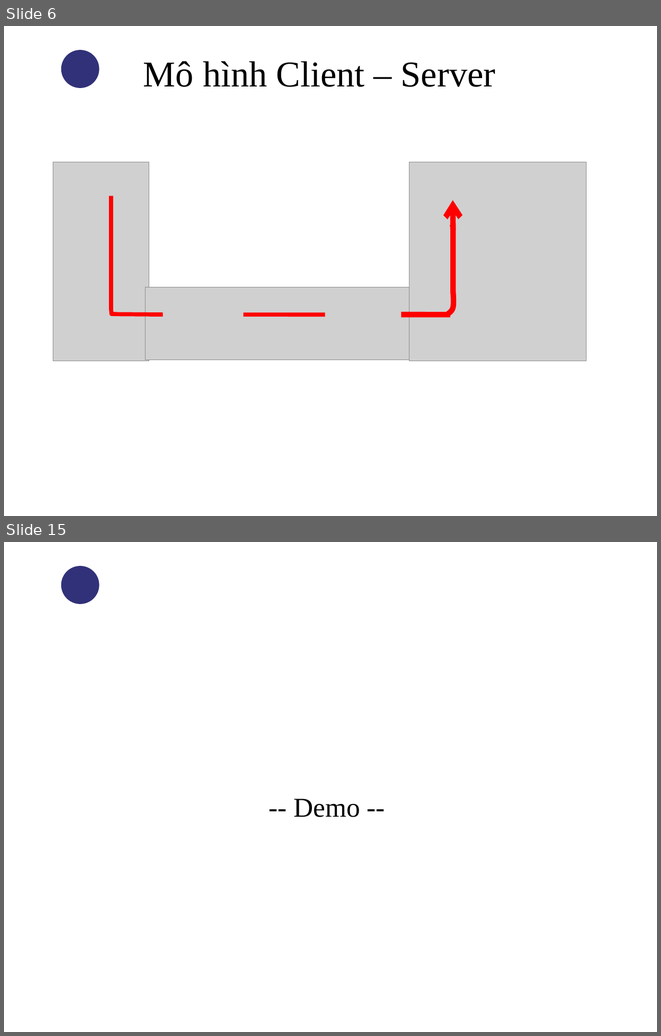
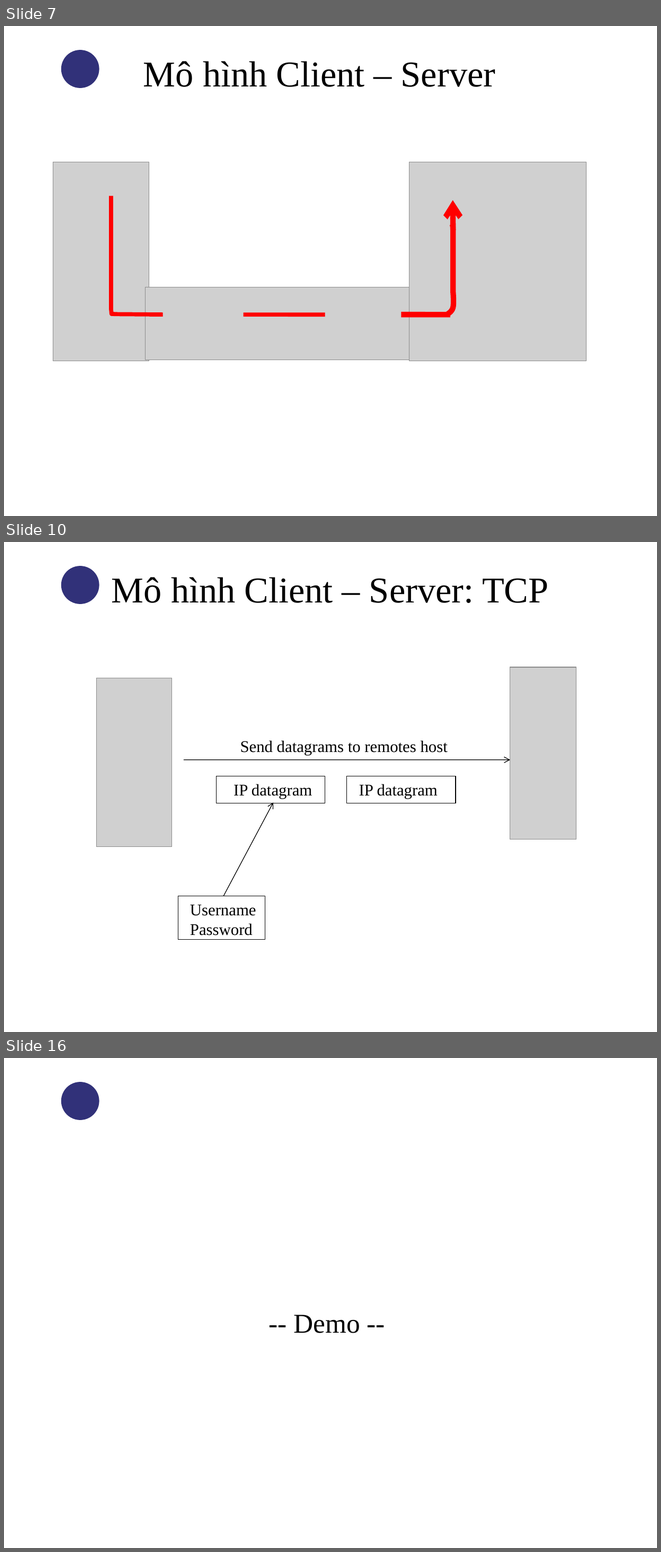
Before and after one commit to thandang/thesis-final, a slide deck: Reports/Slide bao cao.ppt. Shown one above the other, each under a label of ours: slides 6 and 15 before the commit, slides 7, 10 and 16 after it; the slides between them are not shown. The pictures are 661x1036 and 661x1552 pixels, drawn with LibreOffice and Linux fonts; fonts in the diff are those of the drawing; grey boxes stand for pictures; background and template pictures are left out. Boxes give left, top, right and bottom in pixels: in the first picture for what was removed or moved away, otherwise in the second. Text is boxed around its words. In the diff, an @@ line names an element or a change of style, - is before the commit and + after.

```diff
--- a/Reports/Slide bao cao.ppt
+++ b/Reports/Slide bao cao.ppt
@@ slide 10 added at <box>4,542,657,1032</box>, background picture (left out); not listed: 1 template element that a slide beside it also shows @@
@@ title added at <box>112,577,548,603</box>, 40 pt, text #000000 @@
+Mô hình Client – Server: TCP
@@ picture added at <box>510,668,576,840</box> @@
@@ picture added at <box>97,678,172,846</box> @@
@@ text added at <box>240,740,448,755</box>, 18 pt, text #000000 @@
+Send datagrams to remotes host
@@ arrow added from (184, 759) to (510, 759), #000000 0.74 pt @@
@@ rectangle added at <box>216,776,325,803</box>, outline #000000 0.74 pt @@
@@ rectangle added at <box>347,776,456,803</box>, outline #000000 0.74 pt @@
@@ text added at <box>233,784,312,799</box>, 18 pt, text #000000 @@
+IP datagram
@@ text added at <box>359,784,438,799</box>, 18 pt, text #000000 @@
+IP datagram
@@ arrow added from (223, 896) to (273, 803), #000000 0.74 pt @@
@@ rectangle added at <box>178,896,265,940</box>, outline #000000 0.74 pt @@
@@ text added at <box>190,904,256,935</box>, 18 pt, text #000000 @@
+Username
+Password
@@ what was slide 6 is now slide 7 @@
@@ what was slide 15 is now slide 16 @@
```
Also in this commit, not shown: 7 slides changed, 4 other slides added, 4 slides removed.
